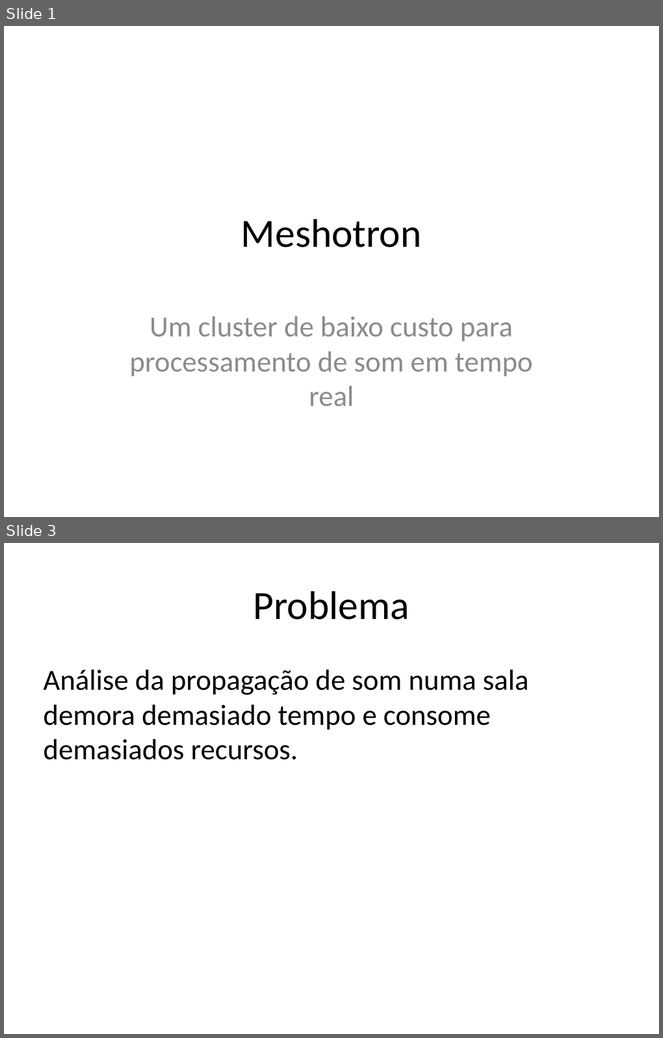
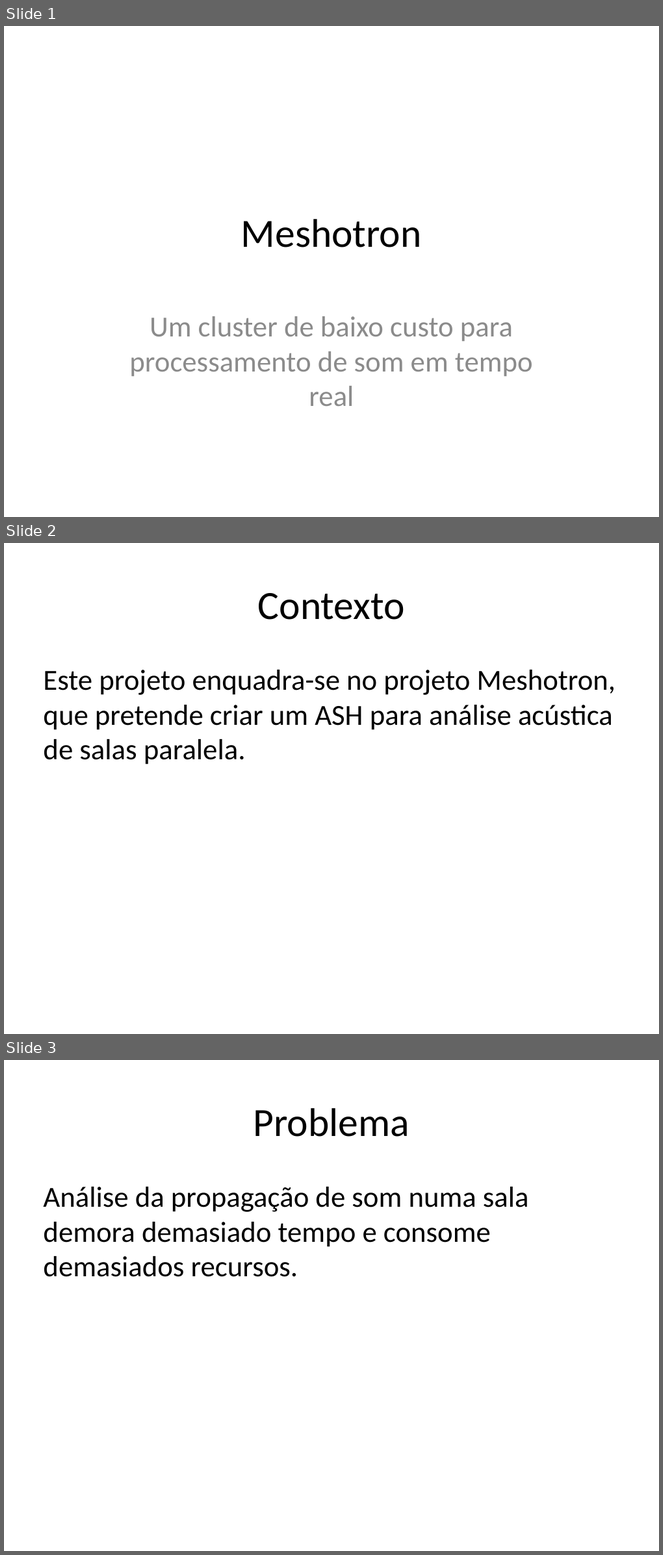
Before and after one commit to Meshotron2/comunication, a slide deck: m1-presentation/presentation.pptx. Shown one above the other, each under a label of ours: slides 1 and 3 before the commit, slides 1, 2 and 3 after it; the slides between them are not shown. The pictures are 663x1038 and 663x1555 pixels, drawn with LibreOffice and Linux fonts; fonts in the diff are those of the drawing. Boxes give left, top, right and bottom in pixels: in the first picture for what was removed or moved away, otherwise in the second. Text is boxed around its words. In the diff, an @@ line names an element or a change of style, - is before the commit and + after.

```diff
--- a/m1-presentation/presentation.pptx
+++ b/m1-presentation/presentation.pptx
@@ slide 2 added at <box>4,543,659,1034</box>, background #FFFFFF @@
@@ title added at <box>258,593,405,620</box>, 44 pt, text #000000 @@
+Contexto
@@ text added at <box>43,670,616,765</box>, 32 pt, text #000000 @@
+Este projeto enquadra-se no projeto Meshotron, que pretende criar um ASH para análise acústica de salas paralela.
```
Also in this commit, not shown: 4 slides changed, 1 slide removed, 2 other files.
